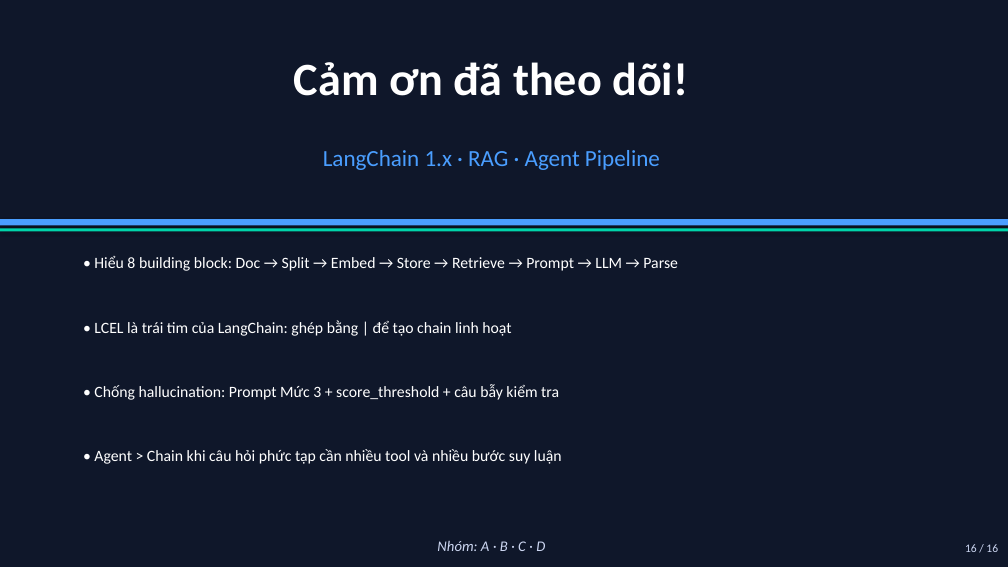
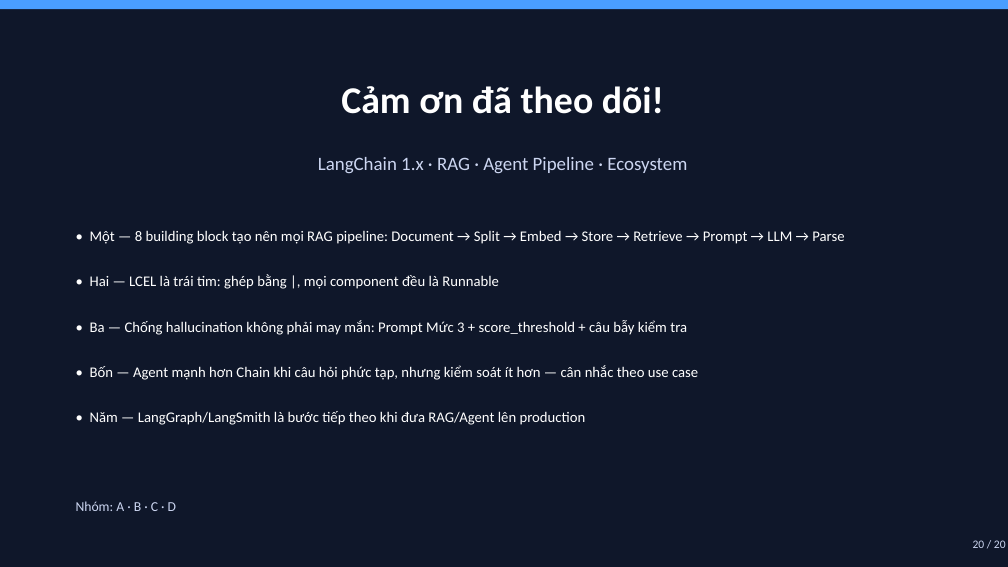
Before and after one commit to trinhminhkha24/b-i-t6-tu, a slide deck: slide 20 of LangChain_Presentation.pptx (slide 16 before the commit). Drawn at 1008x567 pixels with LibreOffice and Linux fonts; fonts in the diff are those of the drawing. Boxes give left, top, right and bottom in pixels: in the first picture for what was removed or moved away, otherwise in the second. Text is boxed around its words. In the diff, an @@ line names an element or a change of style, - is before the commit and + after.

```diff
--- a/LangChain_Presentation.pptx
+++ b/LangChain_Presentation.pptx
@@ rectangle: place and size @@
-rectangle at (0, 219, 1008, 225)
+rectangle at (0, 0, 1008, 9)
@@ rectangle at (0, 0, 1008, 9): shadow off @@
@@ text "Cảm ơn đã theo dõi!": place and size @@
-text "Cảm ơn đã theo dõi!" at (294, 62, 688, 96)
+text "Cảm ơn đã theo dõi!" at (341, 86, 664, 114)
@@ text "Cảm ơn đã theo dõi!" at (341, 86, 664, 114): size 44 to 36 pt @@
@@ text at (318, 157, 687, 174): text changed; size 22 to 18 pt; text colour #4A9EFF to #CCD6F1 @@
-LangChain 1.x · RAG · Agent Pipeline
+LangChain 1.x · RAG · Agent Pipeline · Ecosystem
@@ rectangle removed at (0, 228, 1008, 231) @@
@@ text at (90, 230, 844, 244): text changed; size 15 to 14 pt @@
-• Hiểu 8 building block: Doc → Split → Embed → Store → Retrieve → Prompt → LLM → Parse
+• Một — 8 building block tạo nên mọi RAG pipeline: Document → Split → Embed → Store → Retrieve → Prompt → LLM → Parse
@@ text at (90, 274, 499, 289): text changed; size 15 to 14 pt @@
-• LCEL là trái tim của LangChain: ghép bằng | để tạo chain linh hoạt
+• Hai — LCEL là trái tim: ghép bằng |, mọi component đều là Runnable
@@ text at (90, 320, 687, 335): text changed; size 15 to 14 pt @@
-• Chống hallucination: Prompt Mức 3 + score_threshold + câu bẫy kiểm tra
+• Ba — Chống hallucination không phải may mắn: Prompt Mức 3 + score_threshold + câu bẫy kiểm tra
@@ text added at (90, 365, 698, 380), 14 pt, text #FFFFFF @@
+• Bốn — Agent mạnh hơn Chain khi câu hỏi phức tạp, nhưng kiểm soát ít hơn — cân nhắc theo use case
@@ text added at (90, 411, 586, 425), 14 pt, text #FFFFFF @@
+• Năm — LangGraph/LangSmith là bước tiếp theo khi đưa RAG/Agent lên production
@@ text removed at (94, 449, 562, 464) @@
-• Agent > Chain khi câu hỏi phức tạp cần nhiều tool và nhiều bước suy luận
@@ text "Nhóm: A · B · ...": place and size @@
-text "Nhóm: A · B · ..." at (437, 541, 545, 551)
+text "Nhóm: A · B · ..." at (76, 501, 176, 511)
@@ text "Nhóm: A · B · ..." at (76, 501, 176, 511): size 14 to 13 pt, italic off; alignment centre to left @@
@@ text at (973, 540, 1006, 548): text changed @@
-16 / 16
+20 / 20
```
Also in this commit, not shown: 15 other slides changed, 4 slides added.
